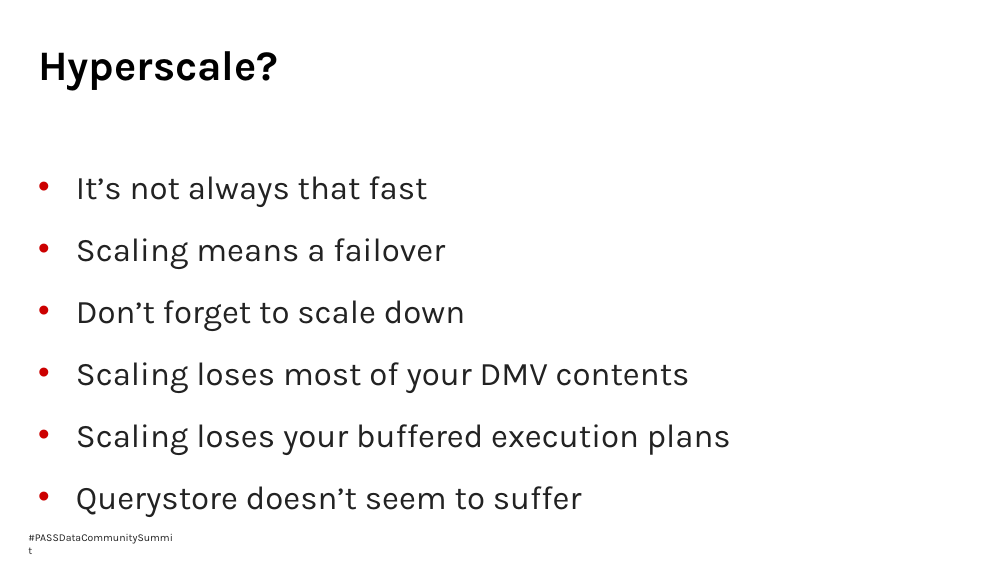
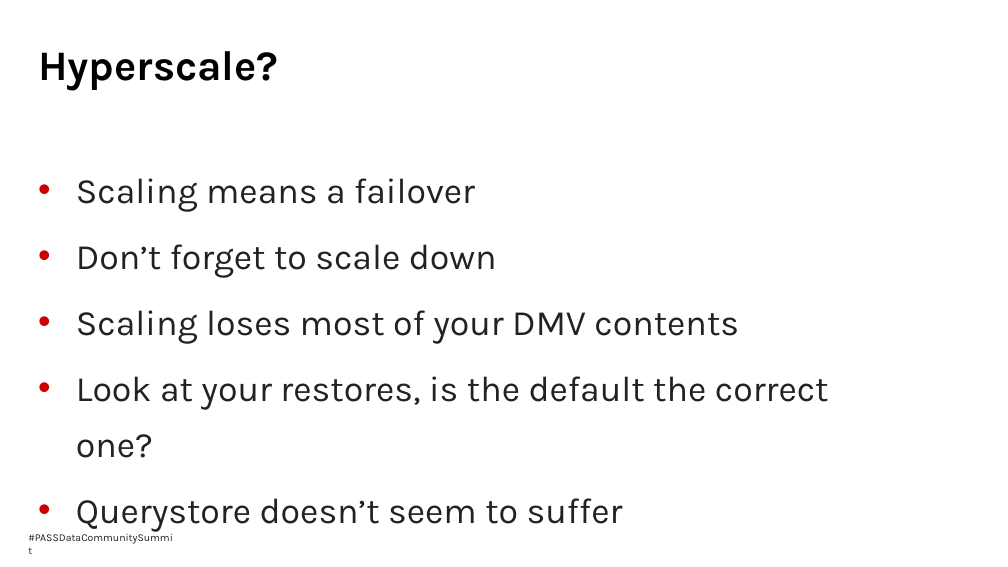
Before and after one commit to reitse/Speaking, a slide deck: slide 6 of 10-2021 Pass Summit/To Hyperscale or not to Hyperscale, that's.pptx (slide 5 before the commit). Drawn at 1008x567 pixels with LibreOffice and Linux fonts; fonts in the diff are those of the drawing; background and template pictures are left out. Boxes give left, top, right and bottom in pixels: in the first picture for what was removed or moved away, otherwise in the second. Text is boxed around its words. In the diff, an @@ line names an element or a change of style, - is before the commit and + after.

```diff
--- a/10-2021 Pass Summit/To Hyperscale or not to Hyperscale, that's.pptx
+++ b/10-2021 Pass Summit/To Hyperscale or not to Hyperscale, that's.pptx
@@ text at box(76, 176, 427, 207): paragraph removed @@
-• It’s not always that fast
@@ text at box(76, 178, 739, 532): size 31.4 to 34 pt in "Scaling means a failover", "Don’t forget to scale down", "Scaling loses most of your DMV contents", "Querystore doesn’t seem to suffer" @@
@@ text at box(76, 376, 829, 458): text changed; size 31.4 to 34 pt @@
-• Scaling loses your buffered execution plans
+• Look at your restores, is the default the correct one?
```
Also in this commit, not shown: 2 other slides changed, 5 slides added, 10 other files.
